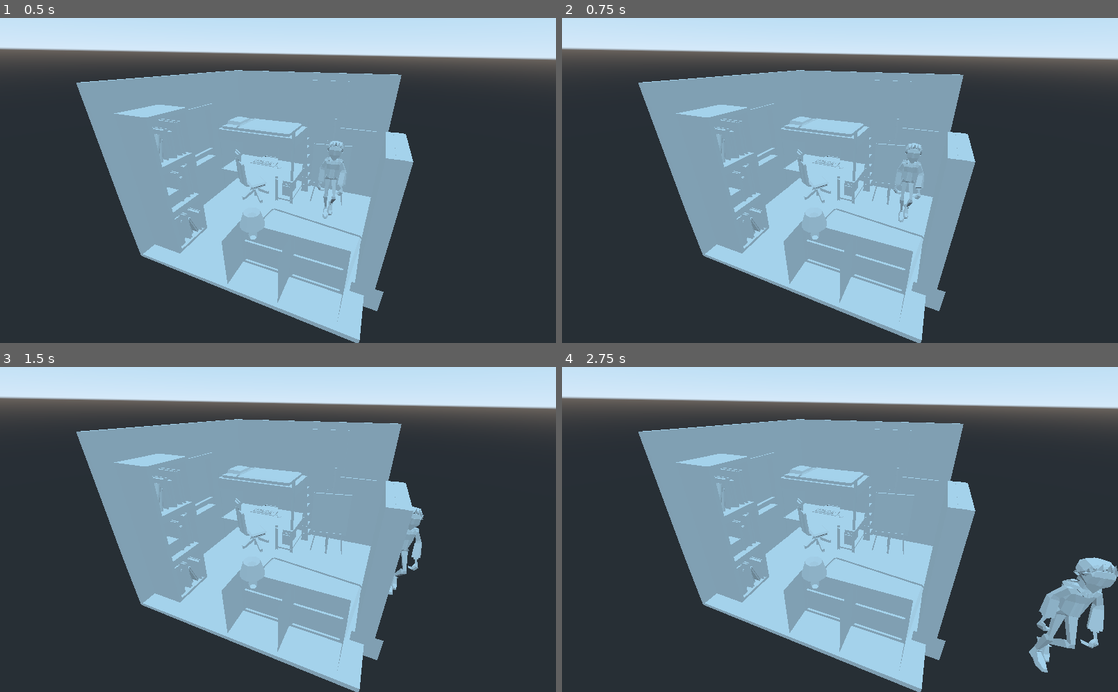
Above: before the commit, frames 1-4 (two rows, left to right).
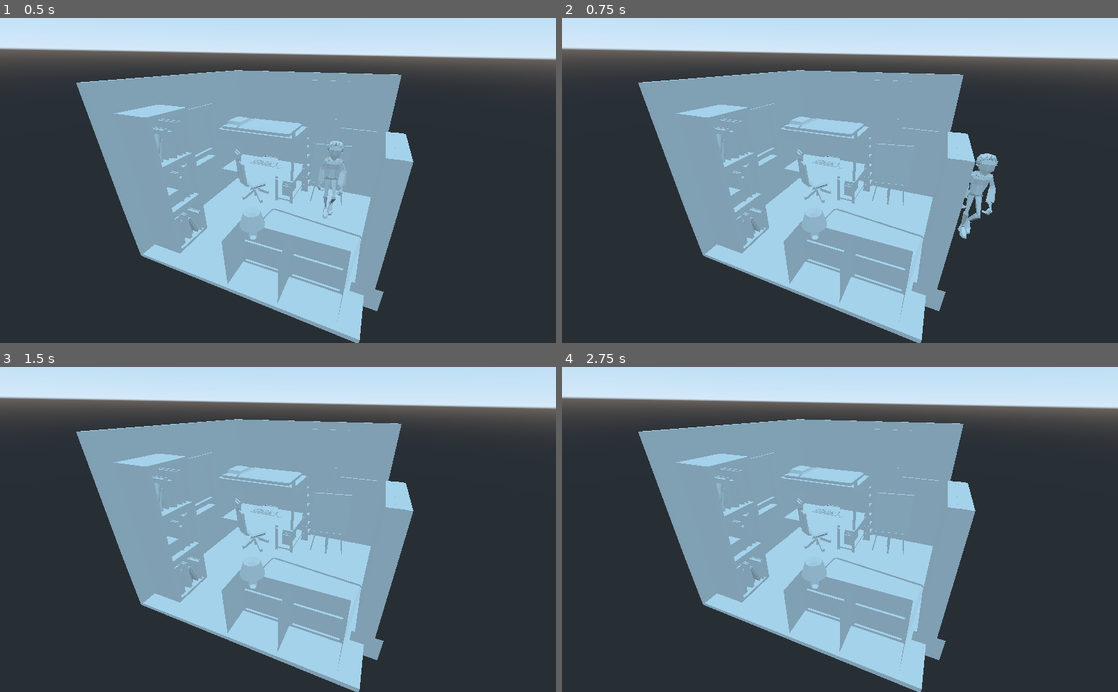
Above: after the commit, the same moments.

Repository: PBLCOMPROGR3SD11A/FINAL-NA-FINAL-NA-DEMO
Game: Godot game, scene res://DEMO.tscn
The game is run twice, just before and just after one commit, with the same random seed, the same clock (stepped at 60 frames per second) and the same inputs.
Inputs (mouse positions are in pixels of both pictures, inside the frame that each line leads up to):
- Up to frame 1 (0.5 s): no input
- Up to frame 2 (0.75 s): tap Enter at 0.5 s; move the mouse to (962, 164) at 0.52 s; hold Right (ui_right) from 0.53 s (still down)
- Up to frame 3 (1.5 s): move the mouse to (166, 545) at 1.27 s; release Right (ui_right) at 1.28 s; hold Down (ui_down) from 1.28 s (still down)
- Up to frame 4 (2.75 s): move the mouse to (895, 458) at 2.02 s; release Down (ui_down) at 2.03 s; hold Right (ui_right) from 2.03 s (still down)

Frame 1 is identical in both runs. In frame 2, 1.1% of the frame differs, in the area x 59-79%, y 38-68%; in frame 3, 0.5%; in frame 4, 2.5%, in the area x 84-100%, y 58-95%.
Error before the commit: Invalid get index 'transform' (on base: 'Nil'). (res://Camera.gd:22)

Commit message:
added movement

Diff:
--- a/Camera.gd
+++ b/Camera.gd
@@ -19,4 +19,4 @@
 	else:
 		mouse_to_world = -mouse_to_world
 
-	targets.transform.origin = mouse_to_world
+	#targets.transform.origin = mouse_to_world
--- a/KinematicBody.gd
+++ b/KinematicBody.gd
@@ -3,10 +3,11 @@
 var gravity = -9.8
 var velocity = Vector3(0,0,0)
 var camera
+var ismoving = false
 
-const SPEED = 20
-const ACCELERATION = 9
-const DE_ACCELERATION = 7
+const SPEED = 100
+const ACCELERATION = 70
+const DE_ACCELERATION = 60
 
 
 func _ready():
@@ -17,16 +18,22 @@
 		velocity.x = 0
 	elif Input.is_action_pressed("ui_right"):
 		velocity.x = SPEED
+		ismoving = true
 	elif Input.is_action_pressed("ui_left"):
 		velocity.x = -SPEED
+		ismoving = true
 	else:
-		velocity.x = lerp(velocity.x,0,0.1)
+		velocity.x = 0
+		ismoving = false
 	if Input.is_action_pressed("ui_up") and Input.is_action_pressed("ui_down"):
 		velocity.z = 0
 	elif Input.is_action_pressed("ui_up"):
 		velocity.z = -SPEED
+		ismoving = true
 	elif Input.is_action_pressed("ui_down"):
 		velocity.z = SPEED
+		ismoving = true
 	else:
-		velocity.z = lerp(velocity.z,0,0.1)
-	move_and_slide(velocity)
+		velocity.z = 0
+	velocity = velocity.normalized() * SPEED
+	velocity = move_and_slide(velocity, Vector3.UP)
